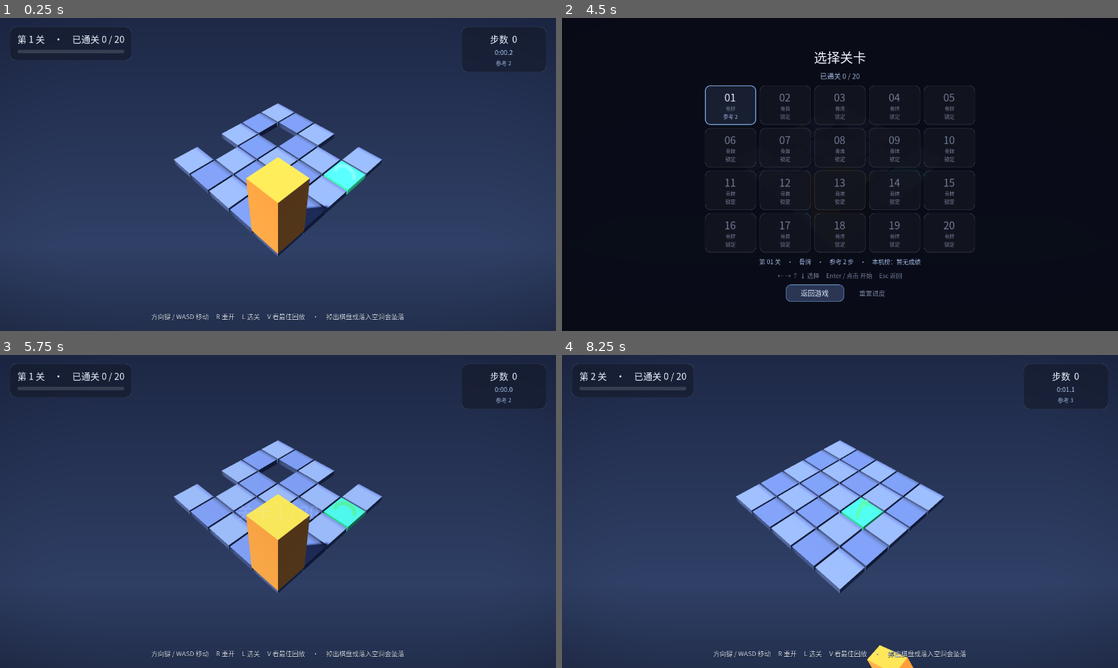
Above: before the commit, frames 1-4 (two rows, left to right).
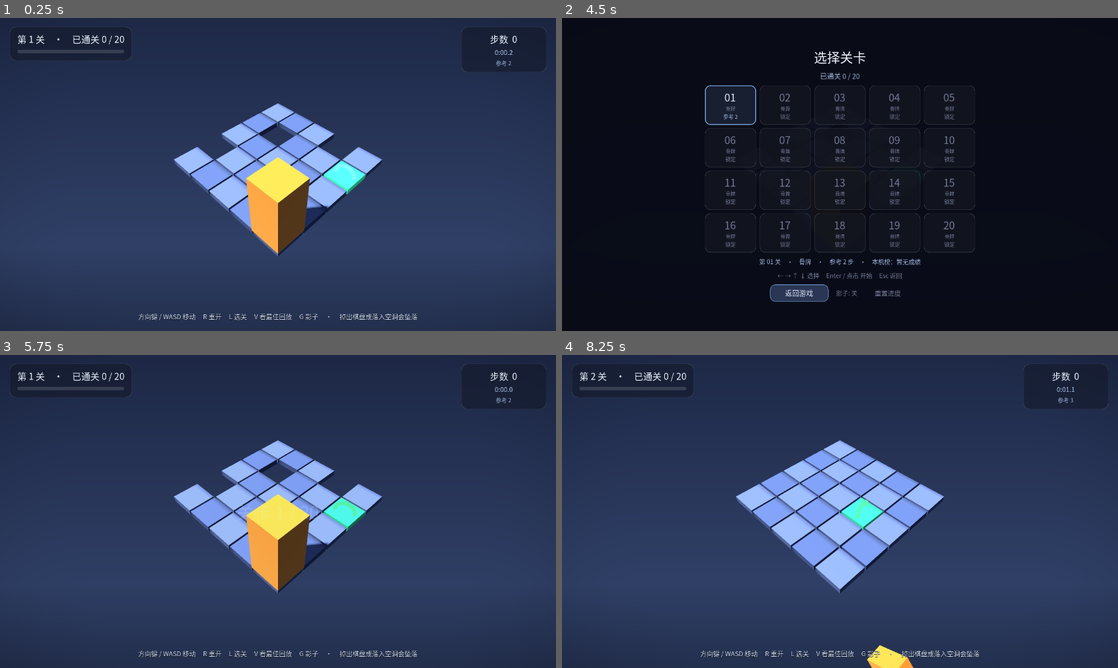
Above: after the commit, the same moments.

Repository: EasyIndie/EasyGodot
Game: Godot game, scene res://scenes/main.tscn
Two runs of this game, one before a commit and one after it. Both use one fixed random seed, a clock stepped at 60 frames per second and the inputs below.
Inputs (mouse positions are in pixels of both pictures, inside the frame that each line leads up to):
- Up to frame 1 (0.25 s): no input
- Up to frame 2 (4.5 s): tap Enter at 0.5 s; move the mouse to (962, 158) at 0.52 s; hold Right 0.53-1.28 s; tap G at 0.6, 1.55, 2.1, 3.05 s; click (962, 158) at 0.67 s; tap Space at 0.77, 1.07, 1.52, 1.82, 3.02, 3.32, 3.5, 3.77, 4.07 s; tap V at 0.8, 1.35, 2.3, 2.85, 3.8 s; move the mouse to (728, 190) at 1.27 s; hold Down 1.28-2.03 s; move the mouse to (895, 105) at 2.02 s; hold Right 2.03-2.78 s; move the mouse to (812, 237) at 2.77 s; hold Up 2.78-3.53 s; click (812, 237) at 2.92 s; move the mouse to (1006, 221) at 3.52 s; hold Left from 3.53 s (still down); tap R at 3.6 s; move the mouse to (673, 127) at 4.27 s; tap L at 4.35 s
- Up to frame 3 (5.75 s): tap Space at 4.52, 4.82 s; tap G at 4.55 s; move the mouse to (305, 511) at 5.02 s; release Left at 5.03 s; hold Down from 5.03 s (still down); tap T at 5.1 s; click (305, 511) at 5.17 s; tap V at 5.3 s
- Up to frame 4 (8.25 s): move the mouse to (756, 433) at 5.77 s; release Down at 5.78 s; hold Right 5.78-6.53 s; tap N at 5.85 s; tap Space at 6.02, 6.32, 6.77, 7.07, 7.52, 7.82 s; tap G at 6.05, 7.55 s; move the mouse to (962, 495) at 6.52 s; hold Up 6.53-7.28 s; tap P at 6.6 s; tap V at 6.8 s; tap Enter at 7.25, 7.35 s; move the mouse to (728, 527) at 7.27 s; hold Right 7.28-8.03 s; click (728, 527) at 7.42 s; move the mouse to (895, 442) at 8.02 s; hold Down from 8.03 s (still down); tap Keypad Enter at 8.1 s

The runs differ from the first frame. In frame 1, 0.6% of the frame differs, in the area x 24-76%, y 94-97%; in frame 2, 0.5%; in frame 3, 0.6%; in frame 4, 0.7%.

Commit message:
MVP 目标②第 2 项：影子（自己的最佳走法当幽灵滚一遍）
【先说范围判断：没做「跟你自己赛跑」的竞速 ghost】
解谜游戏的成绩是**步数**不是时间；回放里也没记录每一步之间的思考停顿 ——
幽灵一路不停滚，玩家必然输，这个「比赛」既不公平也回答不了玩家真正的问题。
它真正解决的问题是：隔了很久回到某一关，想不起来上次怎么走的。
所以做成「影子」：把最佳走法连续滚一遍当记忆辅助（opt-in，默认关，避免剧透）。

【做法】
- 抽出 game.gd::_roll_motion()：玩家方块与影子**共用同一个运动模型**
  （幽灵若用第二套动画，两者迟早不一致 —— 这个项目反复踩过「同一动作两种表现」的坑）
- 影子只动自己的 _ghost_state，绝不碰 board / state / move_count
- 默认关，偏好存进进度文件；开关同时给「选关界面按钮」（电视遥控器没有 G 键）+ G 快捷键
- 换关/重开都会重播一遍；等玩家入场动画演完再播（两个方块同时翻滚看不清谁是谁）
- 无记录时自动隐藏（新关卡没有「上次的走法」）

【新断言抓出的三个真 bug】
1. _rig_meshes() 按「名字以 Rig 结尾」匹配，把影子自己的 GhostRig 当成了玩家方块的网格
   → 「玩家方块画在哪里」读到的是两者混合位置。改成显式引用 _player_rig
   （与 tile_count() 那条「Godot 节点命名不可依赖」是同一教训）
2. ghost_center() 读的是过期坐标：翻滚期间承载网格的是 rig，只读 _ghost.position
   会拿到上一次落位 → 帧间位移断崖
3. queue_free 是延迟的：重建影子时旧网格本帧仍在，会被一并搬进新 rig（残留方块）

【测试框架的漏洞：不能再静默变绿】
_test_ghost 第一次写完时，运行期错误让协程静默中断，套件照样打印 status:ok
（断言数变少但 failures:0），CI 全绿却什么都没测 —— 还同时掩盖了 test_progress 里
另一处同样的错误。现在 gf-test.sh 不只信套件自报的结论，还检查退出码 / 自报 failures /
输出里有没有 SCRIPT ERROR 或载入失败。这条补上的当场抓出 3 个真问题。

【测试】新增 test_e2e::_test_ghost（14 断言：玩家方块逐帧不动、玩家状态与步数不变、
每一步都有离格中间帧、相邻帧位移不超过单次翻滚弦长、滚完停在目标格、网格不被污染）。
两条故障注入验证过：影子时长改成≈0（瞬移）→ 4 条失败；rig 改回按名字匹配 → 立刻失败。
全仓 **11 套件 / 860 断言全绿**。

顺带修正一处不稳定断言：headless/WSL 会出现很长的帧（实测 1.8 秒单帧），
按 dt 算速度的断言会随机假失败 → 改为按「步」分组判「有没有中间帧」，
这是「有没有真在演动画」的可靠判据（瞬移不会产生离格帧）。

Diff:
--- a/games/puzzle-core/meta/level_select.gd
+++ b/games/puzzle-core/meta/level_select.gd
@@ -17,6 +17,7 @@
 signal level_chosen(index: int)
 signal closed
 signal reset_requested
+signal ghost_toggled(on: bool)
 signal celebration_requested   # 「回顾通关」：全部通关后想再看一次庆祝动画
 
 const COLS := 5
@@ -46,6 +47,8 @@
 var _margin: MarginContainer = null
 var _hint: Label
 var _reset_btn: Button
+var _ghost_btn: Button
+var _ghost_on: bool = false
 var _back_btn: Button
 var _celebrate_btn: Button
 var touch_mode: bool = false   # 由 main 设置：触屏下提示文案与按钮尺寸要适配
@@ -146,6 +149,16 @@
 	_celebrate_btn.pressed.connect(func() -> void: celebration_requested.emit())
 	row.add_child(_celebrate_btn)
 
+	_ghost_btn = Button.new()
+	_ghost_btn.text = "影子: 关"
+	_ghost_btn.flat = true
+	_ghost_btn.focus_mode = Control.FOCUS_NONE
+	_ghost_btn.add_theme_font_size_override("font_size", 14)
+	_ghost_btn.add_theme_color_override("font_color", FG_DIM)
+	_ghost_btn.add_theme_color_override("font_hover_color", Color(0.72, 0.90, 1.0))
+	_ghost_btn.pressed.connect(_on_ghost_pressed)
+	row.add_child(_ghost_btn)
+
 	_reset_btn = Button.new()
 	_reset_btn.text = "重置进度"
 	_reset_btn.flat = true
@@ -171,6 +184,8 @@
 	if _celebrate_btn != null:
 		_celebrate_btn.visible = entries.size() > 0 and p_progress != null \
 			and p_progress.completed_count() >= entries.size()
+	if p_progress != null:
+		set_ghost_state(p_progress.ghost_enabled())
 
 	for c in _cards:
 		_grid.remove_child(c)
@@ -393,6 +408,23 @@
 			get_viewport().set_input_as_handled()
 
 
+func ghost_button_text() -> String:
+	# 「上次的走法」= 把自己的最佳记录当影子滚一遍（记忆辅助，不是比赛）
+	return "影子: " + ("开" if _ghost_on else "关")
+
+
+func set_ghost_state(on: bool) -> void:
+	_ghost_on = on
+	if _ghost_btn != null:
+		_ghost_btn.text = ghost_button_text()
+
+
+func _on_ghost_pressed() -> void:
+	_ghost_on = not _ghost_on
+	set_ghost_state(_ghost_on)
+	ghost_toggled.emit(_ghost_on)
+
+
 func _on_reset_pressed() -> void:
 	if not _confirm_reset:
 		_set_confirm(true)
--- a/games/puzzle-core/meta/progress.gd
+++ b/games/puzzle-core/meta/progress.gd
@@ -30,6 +30,7 @@
 var _best_time: Dictionary = {}   # {key: int}  最快用时（毫秒）
 var _replays: Dictionary = {}     # {key: {moves: Array[String], move_count: int, at: int}}
 var _runs: Dictionary = {}        # {key: [{moves: int, at: int}, ...]} 按步数升序，本机榜
+var _ghost: bool = false          # 偏好：是否显示「上次的走法」影子（默认关，避免剧透）
 
 
 func _init(p_path: String = DEFAULT_PATH) -> void:
@@ -76,6 +77,7 @@
 				"move_count": int(r.get("move_count", mv.size())),
 				"at": int(r.get("at", 0)),
 			}
+	_ghost = bool(d.get("ghost", false))
 	for k in d.get("runs", {}):
 		var arr = d["runs"][k]
 		if arr is Array:
@@ -118,6 +120,7 @@
 		"best_times": _best_time,
 		"replays": _replays,
 		"runs": _runs,
+		"ghost": _ghost,
 	}, "\t"))
 	f.close()
 	return true
@@ -173,6 +176,16 @@
 func runs(key: String) -> Array:
 	# 本机榜（按步数升序，最多 MAX_RUNS 条）
 	return _runs.get(key, [])
+
+
+func ghost_enabled() -> bool:
+	return _ghost
+
+
+func set_ghost_enabled(on: bool) -> void:
+	# 玩家偏好，和记录一起存在进度文件里（下次启动仍然是他的选择）
+	_ghost = on
+	save()
 
 
 func is_unlocked(index: int, keys: Array) -> bool:
@@ -244,4 +257,5 @@
 	_best_time.clear()
 	_replays.clear()
 	_runs.clear()
-	save()
+	_ghost = false
+	save()
--- a/games/puzzle-core/scenes/game.gd
+++ b/games/puzzle-core/scenes/game.gd
@@ -35,6 +35,7 @@
 
 # 落地回弹的挤压幅度：很小的数值就有明显的“重量感”，是性价比最高的一档手感反馈
 const LAND_SQUASH := 0.16
+const GHOST_ALPHA := 0.34   # 幽灵透明度：能看清走法，又不至于被当成实体方块
 const SPAWN_HEIGHT := 7.0      # 重开时方块落下的起始高度
 const SPAWN_TIME := 0.38       # 落下时长
 
@@ -61,6 +62,19 @@
 var animate: bool = true     # false = 同步（测试用）
 var _stick_prev: Dictionary = {}   # 左摇杆各轴的上一次取值（边沿触发用）
 var low_effects: bool = false  # 低端 GPU / 排障：停掉逐帧材质更新
+# ── 幽灵影子（「上次的走法」）──────────────────────────
+# 它**不是**比赛用的对手：解谜游戏的成绩是**步数**，不是时间，而回放里没有记录
+# 每一步之间的思考停顿，「跟你自己赛跑」在解谜里既不公平也没意义。
+# 它真正解决的问题是：回到一个隔了很久的关卡，想不起来上次怎么走的
+# —— 于是它把「上次的走法」连续滚一遍当记忆辅助（opt-in，默认关）。
+var _ghost: Node3D = null          # 幽灵根节点（挂在质心的 pivot 上）
+var _ghost_state = null            # 幽灵自己的状态（与玩家 state 完全独立）
+var _ghost_start: Dictionary = {}  # 本关起点（重播时复位用）
+var _player_rig: Node3D = null     # 玩家方块正在翻滚/坠落时承载单元网格的 rig
+var _ghost_rig: Node3D = null      # 幽灵自己那份（两者绝不能混在一起，见 _rig_meshes）
+var _ghost_epoch: int = 0          # 换关/关闭时自增，用来打断还在跑的播放协程
+var _ghost_busy: bool = false
+var _ghost_moves: int = 0          # 幽灵已经滚了几步（测试按它给帧分组，见 ghost_move_index）
 var move_count: int = 0
 var _tween: Tween = null
 
@@ -77,6 +91,12 @@
 	_kill_tween()
 	board = lv["board"]
 	state = lv["start"]
+	# 记下本关起点：幽灵重播时要能复位（与玩家 state 各存一份，互不影响）
+	_ghost_start = {
+		"shape": state.shape,
+		"orientation": state.orientation,
+		"position": state.position,
+	}
 	level_id = board.id
 	core = Core.new(board, state)
 	won_flag = false
@@ -202,26 +222,42 @@
 	#   结果方块在整个翻滚动画里被平移到棋盘外，落点却因为重建而看起来正常。）
 	var rig := Node3D.new()
 	rig.name = "RollRig"
+	_player_rig = rig
 	rig.position = cs   # 立刻摆到质心：tween 要下一帧才求值，不预设会闪一帧世界原点
 	add_child(rig)
 	for cube in _block_meshes().duplicate():
 		_block_pivot.remove_child(cube)
 		rig.add_child(cube)
 
-	var m: Array = Moves.roll_rotation(d)
-	var q_step: Quaternion = Basis(Vector3(m[0]), Vector3(m[1]), Vector3(m[2])).get_rotation_quaternion()
+	var q_step: Quaternion = _rot_quat(d)
 	var pv: Vector3 = st["pivot"]
-	_tween = create_tween()
-	_tween.tween_method(
-		func(t: float) -> void:
-			var q: Quaternion = Quaternion.IDENTITY.slerp(q_step, t * t)  # 角速度递增，模拟重力力矩
-			rig.quaternion = q
-			rig.position = pv + q * (cs - pv),
-		0.0, 1.0, ROLL_TIME)
+	_tween = _roll_motion(rig, cs, pv, q_step, ROLL_TIME)
 	if not supported:
 		var to_cells: Array = st["to_cells"]
 		_append_fall(rig, _cells_center(to_cells), to_cells, q_step, q_step.get_axis(), FALL_EXTRA_SPIN)
 	_tween.finished.connect(_on_anim_finished.bind(rig, supported))
+
+
+func _rot_quat(d: Vector3i) -> Quaternion:
+	# 一步翻滚对应的 90° 旋转（Moves.roll_rotation 返回的是旋转矩阵的三个**基向量列**，
+	# 所以要用 Basis(col_x, col_y, col_z) 这个三参构造）
+	var m: Array = Moves.roll_rotation(d)
+	return Basis(Vector3(m[0]), Vector3(m[1]), Vector3(m[2])).get_rotation_quaternion()
+
+
+func _roll_motion(rig: Node3D, cs: Vector3, pivot: Vector3, q_step: Quaternion, dur: float) -> Tween:
+	# 「绕前下边翻滚 90°」的**唯一**运动模型：new_q = R·q，new_pos = P + R·(cs − P)。
+	# 玩家方块、幽灵影子都走这一个函数 —— 幽灵如果用第二套动画，两者迟早会不一致，
+	# 而「同一动作有两种表现」正是这个项目反复踩过的坑。
+	# rig 的原点必须是质心（cs），这样「绕支点转」与「整块平移」是同一个四元数。
+	var t := create_tween()
+	t.tween_method(
+		func(u: float) -> void:
+			var q: Quaternion = Quaternion.IDENTITY.slerp(q_step, u * u)  # 角速度递增，模拟重力力矩
+			rig.quaternion = q
+			rig.position = pivot + q * (cs - pivot),
+		0.0, 1.0, dur)
+	return t
 
 
 ## 机关扩展点：棋盘改变（如 set_void）后调用。方块脚下已无地面 → 触发「踩空坠落」。
@@ -240,6 +276,7 @@
 	# 同样用刚体节点承载方块（rig 原点 = 质心，单元位置本来就是相对质心的）
 	var rig := Node3D.new()
 	rig.name = "FallRig"
+	_player_rig = rig
 	rig.position = c    # 同上：避免第一帧闪现在世界原点
 	add_child(rig)
 	for cube in _block_meshes().duplicate():
@@ -303,6 +340,7 @@
 
 
 func _on_anim_finished(rig: Node3D, supported: bool) -> void:
+	_player_rig = null
 	for cube in rig.get_children().duplicate():
 		rig.remove_child(cube)
 		cube.free()
@@ -479,6 +517,173 @@
 	_block_mat = _make_block_material(COLOR_BLOCK)
 
 
+func ghost_visible() -> bool:
+	return _ghost != null and _ghost.visible
+
+
+func set_ghost_enabled(on: bool) -> void:
+	# 开关幽灵结构（不涉及播放）。关掉时立刻打断正在播放的协程。
+	_ghost_epoch += 1
+	_ghost_busy = false
+	_ghost_rig = null
+	if on:
+		if _ghost == null:
+			_build_ghost()
+		_ghost.visible = true
+		_reset_ghost()
+	elif _ghost != null:
+		_ghost.visible = false
+
+
+func _build_ghost() -> void:
+	# 幽灵的渲染刻意与方块**不同**：半透明 + 不投影。
+	# 「影子」的语言必须一眼可辨，否则玩家会以为棋盘上多了个实体方块。
+	_ghost = Node3D.new()
+	_ghost.name = "Ghost"
+	add_child(_ghost)
+
+
+func _ghost_material() -> StandardMaterial3D:
+	var mat := StandardMaterial3D.new()
+	var c: Color = COLOR_BLOCK
+	mat.albedo_color = Color(c.r, c.g, c.b, GHOST_ALPHA)
+	mat.transparency = BaseMaterial3D.TRANSPARENCY_ALPHA
+	mat.shading_mode = BaseMaterial3D.SHADING_MODE_UNSHADED
+	mat.cull_mode = BaseMaterial3D.CULL_DISABLED
+	return mat
+
+
+func _reset_ghost() -> void:
+	# 幽灵回到本关起点姿态（只在有起点信息时）
+	if _ghost == null or _ghost_start.is_empty():
+		return
+	_ghost_state = State.new(_ghost_start["shape"], int(_ghost_start["orientation"]), _ghost_start["position"])
+	_ghost_moves = 0
+	_position_ghost()
+
+
+func _position_ghost() -> void:
+	# 与 _position_block 同一套「单元相对质心」规则，只是材质不同
+	if _ghost == null or _ghost_state == null:
+		return
+	# 先 remove_child 再 queue_free：queue_free 是**延迟**的，旧网格会在本帧内继续
+	# 作为 _ghost 的子节点存在，下一句 get_children() 就会把上一姿态的旧网格也搬进 rig
+	# （画面上表现为幽灵身上多出一撮残留方块）。
+	for c in _ghost.get_children():
+		_ghost.remove_child(c)
+		c.queue_free()
+	var cells: Array = _ghost_state.world_cells()
+	var cs: Vector3 = _cells_center(cells)
+	_ghost.position = cs
+	var mat: StandardMaterial3D = _ghost_material()
+	for cell in cells:
+		var m := _make_box(Vector3(1.0, 1.0, 1.0), mat)
+		m.position = Vector3(float(cell.x), float(cell.y) + 0.5, float(cell.z)) - cs
+		m.cast_shadow = GeometryInstance3D.SHADOW_CASTING_SETTING_OFF
+		_ghost.add_child(m)
+
+
+func ghost_mesh_count() -> int:
+	return _ghost.get_child_count() if _ghost != null else 0
+
+
+func ghost_center() -> Vector3:
+	# 幽灵**当前画在哪里**的质心（世界坐标）；无幽灵时返回 INF。
+	# 翻滚期间承载网格的是 rig（此时 _ghost 自己被隐藏），所以必须优先读 rig ——
+	# 只读 _ghost.position 会拿到「上一次落位」的陈旧坐标（第一版就是这么错的，
+	# 表现为帧间位移断崖式跳变，看起来像瞬移）。
+	if _ghost == null or _ghost_state == null:
+		return Vector3.INF
+	if _ghost_rig != null:
+		return _ghost_rig.position
+	return _ghost.position
+
+
+func ghost_cells() -> Array:
+	return _ghost_state.world_cells() if _ghost_state != null else []
+
+
+func ghost_at_goal() -> bool:
+	# 幽灵是否停在目标格上（验证「回放数据确实能解开这一关」）
+	if board == null or _ghost_state == null:
+		return false
+	return board.is_goal(_ghost_state.world_cells())
+
+
+func ghost_busy() -> bool:
+	return _ghost_busy
+
+
+func ghost_move_index() -> int:
+	# 幽灵已推进的步数。测试靠它把逐帧采样**按步分组**，从而断言「每一步都有中间帧」
+	# —— 这是「有没有真在演动画」的可靠判据（比按 dt 算速度稳，不受长帧影响）
+	return _ghost_moves
+
+
+func play_ghost(moves: Array) -> void:
+	# 把「上次的走法」按固定节奏连续滚一遍（记忆辅助，不是比赛）。
+	# 关键约束：**绝不允许碰到玩家的任何状态** —— 它只动自己的 _ghost_state。
+	if _ghost == null or moves.is_empty() or _ghost_state == null:
+		return
+	_ghost_epoch += 1
+	var epoch: int = _ghost_epoch
+	_ghost_busy = true
+	_reset_ghost()
+	if not animate:
+		# 测试/低开销模式：直接摆到终点，不播动画
+		for label in moves:
+			_ghost_advance(Moves.direction_from_label(str(label)))
+		_position_ghost()
+		_ghost_busy = false
+		return
+	for label in moves:
+		if epoch != _ghost_epoch or _ghost == null or _ghost_state == null:
+			_ghost_busy = false
+			return
+		var tw: Tween = _ghost_roll(Moves.direction_from_label(str(label)))
+		if tw != null:
+			await tw.finished
+	_ghost_busy = false
+
+
+func _ghost_advance(d: Vector3i) -> void:
+	# 幽灵的纯状态推进：不碰玩家状态、不碰棋盘、不碰计数
+	var r: Dictionary = Moves.roll_delta(_ghost_state.shape, _ghost_state.orientation, d)
+	_ghost_state = State.new(_ghost_state.shape, int(r["orientation"]), _ghost_state.position + r["delta"])
+	_ghost_moves += 1
+
+
+func _ghost_roll(d: Vector3i) -> Tween:
+	# 幽灵走一步：运动模型与玩家方块**共用** _roll_motion()
+	if _ghost == null or _ghost_state == null:
+		return null
+	var r: Dictionary = Moves.roll_delta(_ghost_state.shape, _ghost_state.orientation, d)
+	var from_cells: Array = _ghost_state.world_cells()
+	var from_center: Vector3 = _cells_center(from_cells)
+	var q_step: Quaternion = _rot_quat(d)
+	var pivot: Vector3 = Vector3(_ghost_state.position) + r["pivot"] + Vector3(0.0, 0.5, 0.0)
+	_ghost_state = State.new(_ghost_state.shape, int(r["orientation"]), _ghost_state.position + r["delta"])
+	_ghost_moves += 1
+	# 与玩家方块一样：把单元搬进一个「原点=质心」的 rig，播完再重建
+	var rig := Node3D.new()
+	rig.name = "GhostRig"
+	rig.position = from_center
+	add_child(rig)
+	_ghost_rig = rig
+	for c in _ghost.get_children():
+		_ghost.remove_child(c)
+		rig.add_child(c)
+	_ghost.visible = false
+	var tw: Tween = _roll_motion(rig, from_center, pivot, q_step, ROLL_TIME)
+	tw.finished.connect(func() -> void:
+		_ghost_rig = null
+		rig.queue_free()
+		if _ghost != null:
+			_ghost.visible = true
+			_position_ghost())
+	return tw
+
+
 func _block_meshes() -> Array:
 	# 承载方块形态的单元网格（挂在质心 pivot 下）
 	return _block_pivot.get_children() if _block_pivot != null else []
@@ -579,12 +784,15 @@
 
 
 func _rig_meshes() -> Array:
-	# 正在翻滚/坠落时，单元网格临时挂在 rig 下
-	var out: Array = []
-	for c in get_children():
-		if str(c.name).ends_with("Rig"):
-			out.append_array(c.get_children())
-	return out
+	# 正在翻滚/坠落时，玩家方块的单元网格临时挂在 rig 下。
+	#
+	# 这里**必须**用显式引用，不能用「名字以 Rig 结尾」去 get_children() 里找：
+	# 幽灵的节点叫 GhostRig，同样以 Rig 结尾 —— 于是「玩家方块画在哪里」会混进幽灵的
+	# 网格，读到的是两者的混合位置。这是真踩过的坑（幽灵动画测试的断言全乱）。
+	# 与 tile_count() 的注释同一条教训：Godot 的节点命名/改名不可依赖。
+	if not is_instance_valid(_player_rig):
+		return []
+	return _player_rig.get_children()
 
 
 func tile_count() -> int:
--- a/games/puzzle-core/scenes/main.gd
+++ b/games/puzzle-core/scenes/main.gd
@@ -315,6 +315,42 @@
 		return
 	_clock_shown = tick
 	time_label.text = Leaderboard.format_clock(ms)
+
+
+func _apply_ghost_setting(on: bool) -> void:
+	# 一处改状态的**唯一**入口：游戏层结构 + 存档偏好 + 界面按钮显示，三者始终一致
+	progress.set_ghost_enabled(on)
+	game.set_ghost_enabled(on)
+	if level_select != null:
+		level_select.set_ghost_state(on)
+	if on:
+		_play_ghost_for_current()
+
+
+func _toggle_ghost() -> void:
+	_apply_ghost_setting(not progress.ghost_enabled())
+
+
+func _on_ghost_toggled(on: bool) -> void:
+	_apply_ghost_setting(on)
+
+
+func _play_ghost_for_current() -> void:
+	# 没有任何记录时什么都不做（新关卡没有“上次的走法”）
+	if game == null or not progress.ghost_enabled():
+		game.set_ghost_enabled(false)
+		return
+	var key: String = _level_key(current_index)
+	if key == "" or not progress.has_replay(key):
+		game.set_ghost_enabled(false)
+		return
+	game.set_ghost_enabled(true)
+	# 先等玩家方块的入场下落演完：两个方块同时翻滚，屏幕上是看不出谁是谁的
+	await _wait_for_anim()
+	# 等待期间可能已经换关了 —— 那就交给那一次调用（避免两次播放叠在一起）
+	if _level_key(current_index) != key:
+		return
+	game.play_ghost(progress.replay(key).get("moves", []))
 
 
 func _is_tv_like() -> bool:
@@ -508,7 +544,7 @@
 		# 电视遥控器上没有 R / L / V，写了等于没写 —— 只提示真正可用的键
 		base = "遥控器方向键移动　·　确认重开或继续　·　返回选关　·　掉出棋盘或落入空洞会坠落"
 	else:
-		base = "方向键 / WASD 移动     R 重开     L 选关     V 看最佳回放     ·     掉出棋盘或落入空洞会坠落"
+		base = "方向键 / WASD 移动     R 重开     L 选关     V 看最佳回放     G 影子     ·     掉出棋盘或落入空洞会坠落"
 	help_label.text = base
 	# 同一条带只显示优先级最高的一条
 	help_label.visible = not (win_label.visible or fail_label.visible or replay_label.visible)
@@ -597,6 +633,8 @@
 		# 触屏玩家看不到键盘提示，进关卡时给一次对角线滑动提示（每局只给一次）
 		if touch_controls != null and touch_controls.is_shown():
 			touch_controls.show_swipe_hint()
+		# 「影子」：开了就自动把自己的最佳走法滚一遍（换关、重开都会重播一次）
+		_play_ghost_for_current()
 
 
 ## 换关：棋盘下沉 + 暗幕淡入（“关卡合拢”）→ 暗幕下换关 → 新棋盘降入 + 淡出
@@ -682,6 +720,7 @@
 	level_select.closed.connect(_on_level_select_closed)
 	level_select.reset_requested.connect(_on_progress_reset)
 	level_select.celebration_requested.connect(_on_celebration_requested)
+	level_select.ghost_toggled.connect(_on_ghost_toggled)
 
 
 func _setup_ending() -> void:
@@ -1030,6 +1069,10 @@
 				return
 			KEY_V:
 				_play_replay()
+				return
+			KEY_G:
+				# 「影子」开关（等价于选关界面里的按钮）
+				_toggle_ghost()
 				return
 			KEY_T:
 				# 桌面调试：手动开关触屏操作层
--- a/games/puzzle-core/tests/test_e2e.gd
+++ b/games/puzzle-core/tests/test_e2e.gd
@@ -49,6 +49,7 @@
 	await _test_mobile_back()
 	await _test_tv_input()
 	await _test_clock()
+	await _test_ghost()
 	ProjectSettings.set_setting("puzzle/progress_path", "")
 	_remove_tmp(SUITE_SAVE)
 	_report_and_quit()
@@ -606,6 +607,133 @@
 	await create_timer(0.25).timeout
 	scene.free()
 	_remove_tmp(tmp)
+
+
+func _test_ghost() -> void:
+	# 「影子」= 把自己的最佳走法当幽灵滚一遍。两条硬约束：
+	#   ① **绝不许碰玩家的任何状态**（走错一步就是「我在下棋，棋盘自己动了」）
+	#   ② 运动必须与玩家方块**同一套模型**（否则会出现两种翻滚表现 —— 这个项目的旧坑）
+	var tmp := "user://test_e2e_ghost.json"
+	DirAccess.remove_absolute(ProjectSettings.globalize_path(tmp))
+	var scene = load("res://scenes/main.tscn").instantiate()
+	root.size = Vector2i(1280, 720)
+	root.add_child(scene)
+	await process_frame
+	await create_timer(0.1).timeout
+	scene.game.animate = true
+
+	# 先解出第 1 关的解法（用它当“最佳记录”）
+	var sol: Dictionary = Solver.new(scene.game.board, scene.game.state).solve()
+	check(bool(sol["solvable"]), "第 1 关应有解")
+	# 回放数据本身就是方向标签数组（solver 的 solution 与 progress 里存的 moves 同一格式），
+	# 所以不需要任何转换 —— 影子直接吃「最佳记录」的原样数据
+	var labels: Array = sol["solution"]
+
+	# 影子结构：开关、半透明、不投影
+	scene.game.set_ghost_enabled(true)
+	check(scene.game.ghost_visible(), "开启后影子应可见")
+	check(scene.game.ghost_mesh_count() == scene.game.state.world_cells().size(),
+		"影子单元数应与该关起点形状一致（实际 %d）" % scene.game.ghost_mesh_count())
+	var translucent := true
+	var casting := false
+	for c in scene.game._ghost.get_children():
+		var mi := c as MeshInstance3D
+		if mi.cast_shadow != GeometryInstance3D.SHADOW_CASTING_SETTING_OFF:
+			casting = true
+		var bm := (mi.mesh as BoxMesh)
+		if bm != null and (bm.material as StandardMaterial3D) != null:
+			if (bm.material as StandardMaterial3D).albedo_color.a > 0.7:
+				translucent = false
+	check(translucent, "影子必须是半透明的（否则会被当成实体方块）")
+	check(not casting, "影子不投影（影子不该在地面上再投一层影子）")
+
+	# 先等玩家自己的入场下落演完再采样：否则会把「玩家入场动画」误判成影子的干扰
+	while scene.game.animating:
+		await process_frame
+	# 播放：逐帧记录「玩家方块 / 影子」的位置，验证两者互不干扰
+	var player_before: Vector3 = _centroid(scene.game.block_mesh_centers())
+	var state_before: Array = scene.game.state.world_cells()
+	var moves_before: int = scene.game.move_count
+	var player_pts: Array = []
+	var ghost_pts: Array = []
+	var ghost_moves: Array = []
+	var ghost_off_grid := 0
+	scene.game.play_ghost(labels)
+	while scene.game.ghost_busy():
+		player_pts.append(_centroid(scene.game.block_mesh_centers()))
+		var g: Vector3 = scene.game.ghost_center()
+		if g != Vector3.INF:
+			ghost_pts.append(g)
+			ghost_moves.append(scene.game.ghost_move_index())
+			if _off_grid(g):
+				ghost_off_grid += 1
+		await process_frame
+	await create_timer(0.1).timeout
+
+	# ① 玩家状态完全没被碰过
+	check(_centroid(scene.game.block_mesh_centers()).distance_to(player_before) < 0.01, "影子播放期间玩家方块不能动")
+	check(scene.game.state.world_cells() == state_before, "影子播放期间玩家状态不能变")
+	check(scene.game.move_count == moves_before, "影子播放期间玩家步数不能变")
+	check(not scene.game.won_flag and not scene.game.lost_flag, "影子播放不能触发通关/坠落")
+	var moved_player := false
+	for p in player_pts:
+		if (p as Vector3).distance_to(player_before) > 0.01:
+			moved_player = true
+	check(not moved_player, "影子播放期间玩家方块逐帧都不得移动")
+
+	# ② 影子真的在滚（过程中离开格点 = 真旋转，而不是瞬移）
+	check(ghost_off_grid > 0, "影子必须有「离开格点」的中间帧（否则是瞬移）")
+	check(ghost_pts.size() > 3, "应采到影子移动的多个帧")
+
+	# ③ 与玩家方块同一套运动模型：逐帧位移不能超过翻滚速度上限
+	# 「有没有真在演动画」的判据：
+	#   ① 每一步都必须出现「质心离开半整数格点」的帧（只有真旋转才会离格，瞬移不会）
+	#   ② 相邻两帧的位移不能超过「单次翻滚的弦长」（瞬移/错位会远远超过）
+	#
+	# 为什么不按 dt 算速度：headless/WSL 下会出现很长的帧（实测有过 1.8 秒的单帧），
+	# 而这一帧里引擎给 tween 的 delta 与 Time.get_ticks_msec() 的差值会对不上
+	# —— 速度断言因此会随机假失败。按「步」分组则完全不受帧长影响。
+	var per_move: Dictionary = {}
+	for i in range(ghost_pts.size()):
+		var mi: int = int(ghost_moves[i])
+		if not per_move.has(mi):
+			per_move[mi] = false
+		if _off_grid(ghost_pts[i]):
+			per_move[mi] = true
+	var silent: Array = []
+	for mi in per_move.keys():
+		if mi >= 1 and not bool(per_move[mi]):
+			silent.append(mi)
+	check(silent.is_empty(),
+		"影子每一步都要有翻滚中间帧（这些步没有：%s）" % str(silent))
+
+	var jumped := 0
+	var worst_jump := 0.0
+	for i in range(1, ghost_pts.size()):
+		var dist: float = (ghost_pts[i] as Vector3).distance_to(ghost_pts[i - 1] as Vector3)
+		if dist > 1.2:
+			jumped += 1
+			worst_jump = maxf(worst_jump, dist)
+	check(jumped == 0, "相邻帧位移不能超过单次翻滚的弦长（%d 帧超限，最大 %.2f 格）"
+		% [jumped, worst_jump])
+
+	# 回归：幽灵的网格**不能**被算进「玩家方块画在哪里」
+	# （_rig_meshes 曾用名字后缀匹配 rig，把 GhostRig 也算进来了 → 读到的位置是两者混合）
+	check(scene.game.block_mesh_count() == scene.game.state.world_cells().size(),
+		"幽灵在场上时，玩家方块的网格数不能被幽灵污染（%d vs %d）"
+			% [scene.game.block_mesh_count(), scene.game.state.world_cells().size()])
+
+	# ④ 影子停在终点：说明「最佳回放数据」确实能解开这一关
+	check(scene.game.ghost_at_goal(), "按最佳记录滚完后影子应停在目标格上")
+
+	# ⑤ 关掉后不可见；换关后自动回到起点
+	scene.game.set_ghost_enabled(false)
+	check(not scene.game.ghost_visible(), "关闭后影子应不可见")
+	scene.game.set_ghost_enabled(true)
+	check(scene.game.ghost_at_goal() == false, "重新开启应复位到起点（而不是停在终点）")
+
+	scene.free()
+	DirAccess.remove_absolute(ProjectSettings.globalize_path(tmp))
 
 
 func _test_clock() -> void:
--- a/games/puzzle-core/tests/test_progress.gd
+++ b/games/puzzle-core/tests/test_progress.gd
@@ -148,7 +148,7 @@
 	check(int(r1["time_ms"]) == 20000, "返回值应回传本局用时")
 	check(bool(r1["time_improved"]), "首次计时算破纪录")
 	check(int(pr.best_time("level_01")) == 20000, "最快时间应被记录")
-	check(pr.best_labels("level_01") == 6, "步数记录不受计时影响")
+	check(pr.best_moves("level_01") == 6, "步数记录不受计时影响")
 
 	# 更慢但步数更少：步数纪录刷新，时间纪录**不该**被改坏（这是最容易写错的地方）
 	var r2: Dictionary = pr.record_win("level_01", _labels(4), 35000)
@@ -163,7 +163,7 @@
 	check(not bool(r3["improved"]), "步数更多不应刷新步数纪录")
 	check(bool(r3["time_improved"]), "更快的一局应刷新时间纪录")
 	check(int(pr.best_time("level_01")) == 12000, "最快时间应更新为 12000")
-	check(pr.best_labels("level_01") == 4, "最快时间不能反向改坏步数纪录")
+	check(pr.best_moves("level_01") == 4, "最快时间不能反向改坏步数纪录")
 
 	# 落盘后重新读取
 	var pr2 = Progress.new(tmp)
Binary file changed: games/puzzle-core/fonts/NotoSansSC-Regular.otf
Not shown, changed: .agents/skills/godot-game-factory/SKILL.md
Not shown, changed: workflow/docs/07-mvp-status.md
Not shown, changed: workflow/scripts/gf-test.sh
